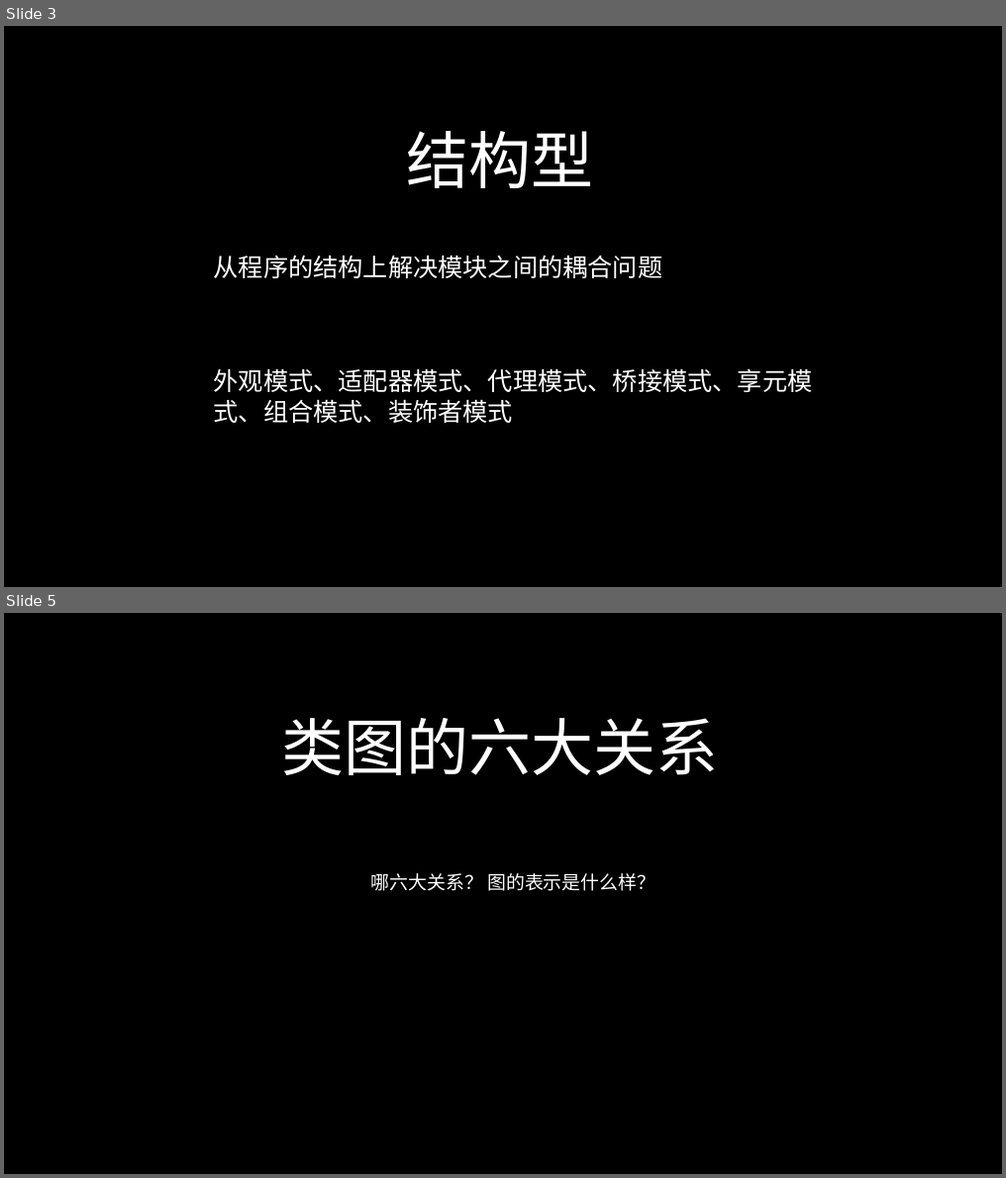
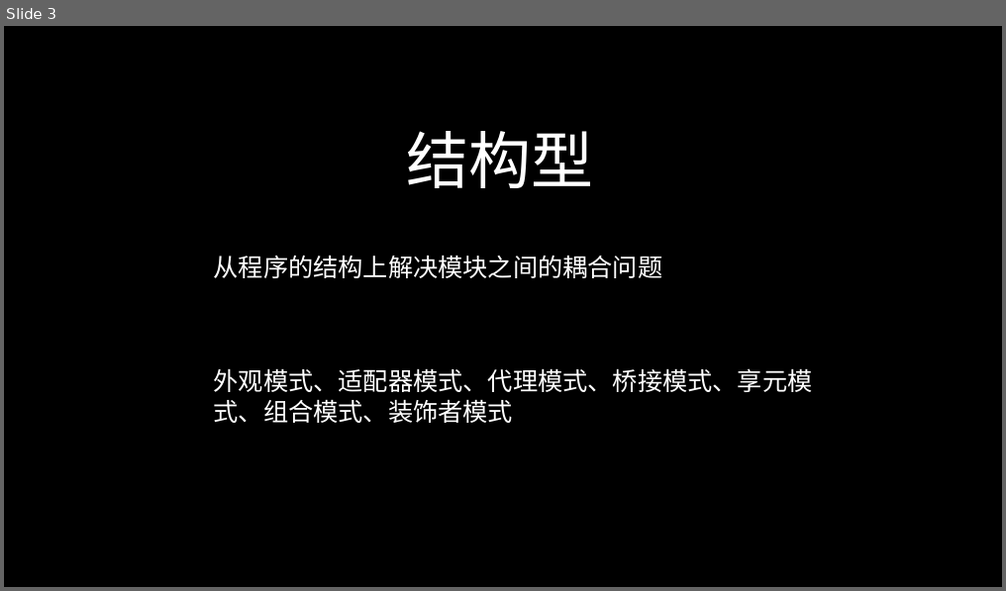
Before and after one commit to 643364103/design, a slide deck: designpattern/ppt/设计模式（四）.pptx. Shown one above the other, each under a label of ours: slides 3 and 5 before the commit, slide 3 after it; the slides between them are not shown. The pictures are 1006x1178 and 1006x591 pixels, drawn with LibreOffice and Linux fonts; fonts in the diff are those of the drawing. Boxes give left, top, right and bottom in pixels: in the first picture for what was removed or moved away, otherwise in the second. Text is boxed around its words. In the diff, an @@ line names an element or a change of style, - is before the commit and + after.

```diff
--- a/designpattern/ppt/设计模式（四）.pptx
+++ b/designpattern/ppt/设计模式（四）.pptx
@@ slide 5 removed at (4,613,1002,1174), background #000000 @@
@@ text removed at (282,718,719,775) @@
-类图的六大关系
@@ text removed at (371,873,655,891) @@
-哪六大关系？ 图的表示是什么样？
```
Also in this commit, not shown: 2 slides changed, 2 slides added, 2 other slides removed, 2 other files.
